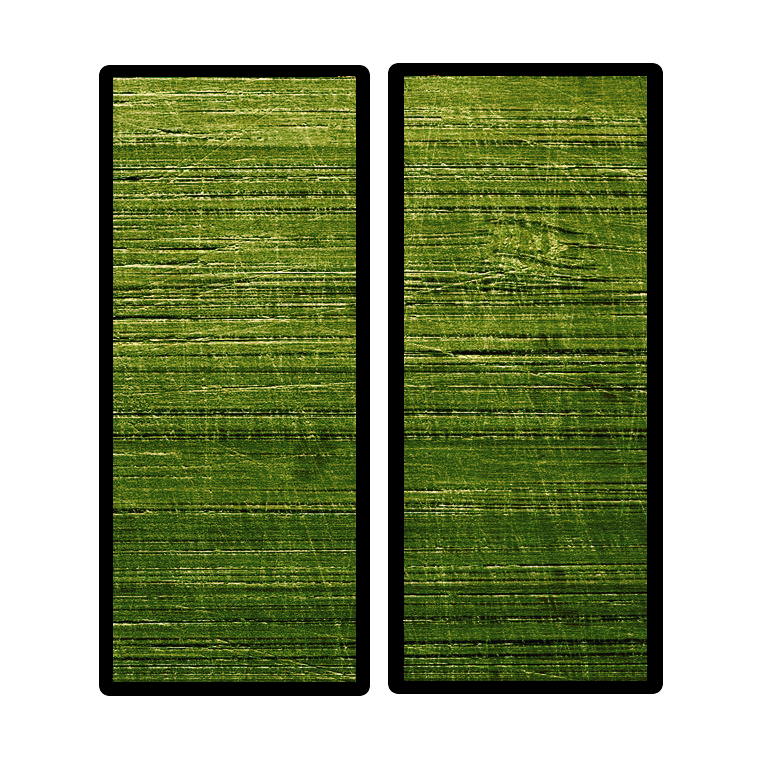
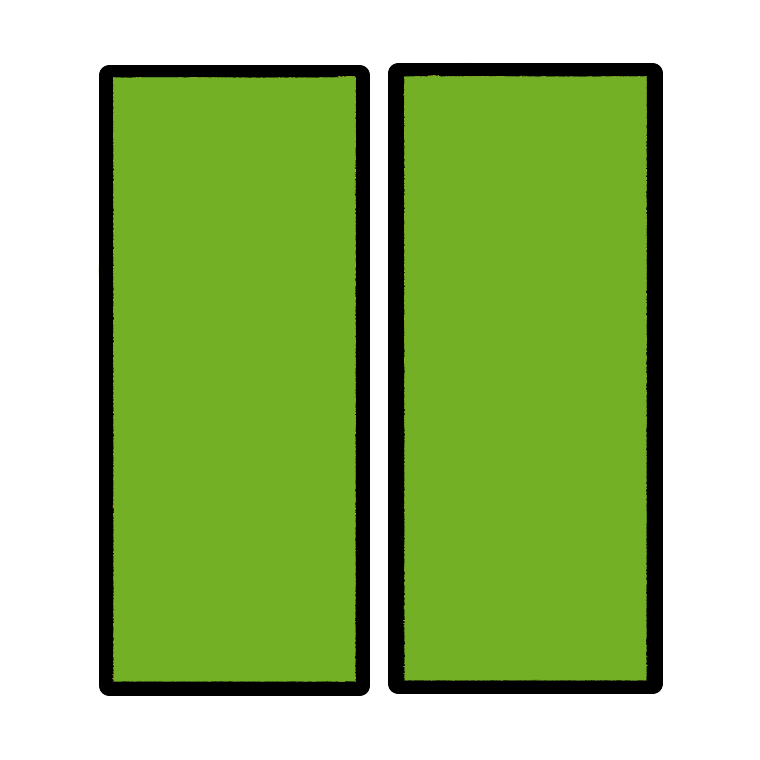
Layered file, before and after one edit (760×760). Changes by layer:
added layer "Layer 1" above "Layer 2" over [99, 65, 370, 696]
added layer "Layer 2" above "Layer 0" over [388, 63, 663, 694]
painted on "Layer 0" over [97, 62, 662, 696]
